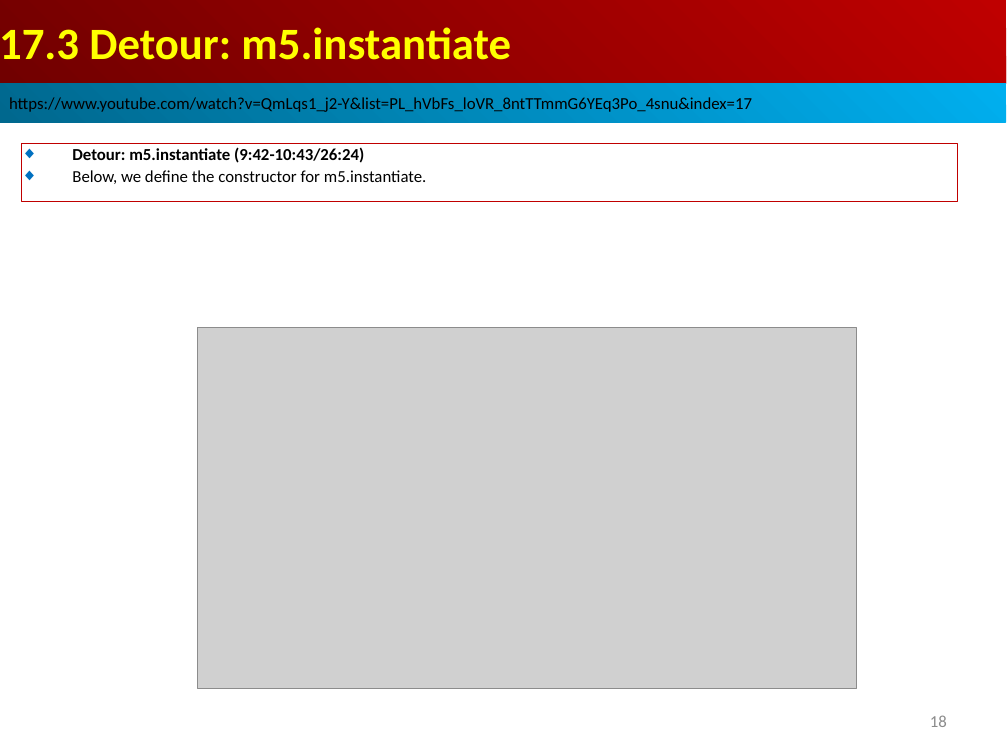
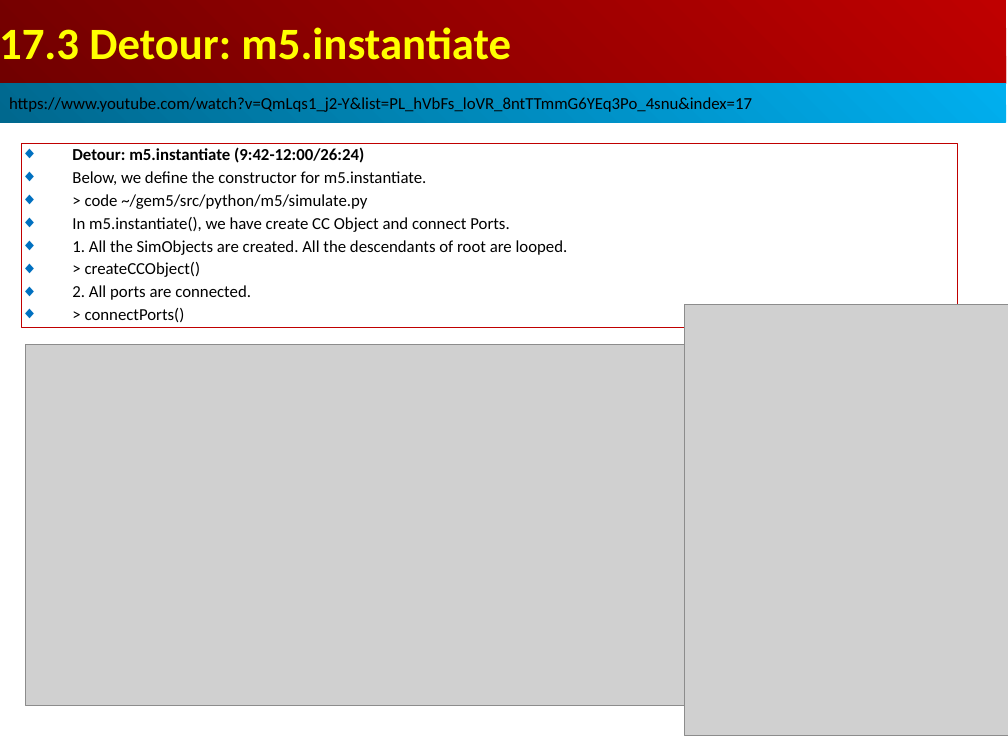
Before and after one commit to peterhchen/AIU_CS850_Gem5_McPAT, a slide deck: slide 18 of 050_Gem5/017.SimObj_02/000_Video/017.SimObj_02.ppt. Drawn at 1008x756 pixels with LibreOffice and Linux fonts; fonts in the diff are those of the drawing; grey boxes stand for pictures. Boxes give left, top, right and bottom in pixels: in the first picture for what was removed or moved away, otherwise in the second. Text is boxed around its words. In the diff, an @@ line names an element or a change of style, - is before the commit and + after.

```diff
--- a/050_Gem5/017.SimObj_02/000_Video/017.SimObj_02.ppt
+++ b/050_Gem5/017.SimObj_02/000_Video/017.SimObj_02.ppt
@@ rectangle "Detour: m5.instantiate (9:42-12:00/26:24)": place and size @@
-rectangle "Detour: m5.instantiate (9:42-12:00/26:24)" at (21,143,958,202)
+rectangle "Detour: m5.instantiate (9:42-12:00/26:24)" at (21,143,958,328)
@@ text in rectangle at (72,147,364,163): text changed @@
-◆ Detour: m5.instantiate (9:42-10:43/26:24)
+◆ Detour: m5.instantiate (9:42-12:00/26:24)
@@ text in rectangle at (72,194,568,322): paragraphs added @@
+◆ > code ~/gem5/src/python/m5/simulate.py
+◆ In m5.instantiate(), we have create CC Object and connect Ports.
+◆ 1. All the SimObjects are created. All the descendants of root are looped.
+◆ > createCCObject()
+◆ 2. All ports are connected.
+◆ > connectPorts()
@@ picture added at (684,304,1008,736) @@
@@ picture: place and size @@
-picture at (198,328,857,688)
+picture at (25,345,684,706)
@@ page number removed at (930,715,947,727) @@
-18
```
Also in this commit, not shown: 1 other slide changed, 1 slide added.
